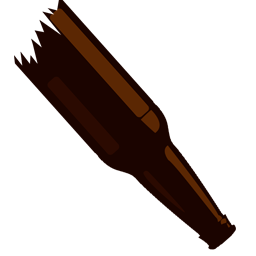
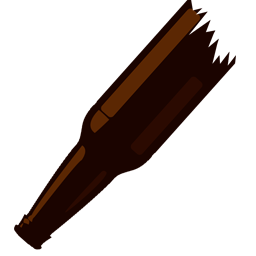
Layered file, before and after one edit (256x256). Changes by layer:
painted on "Layer 3" over [left=14, top=0, right=236, bottom=250]
